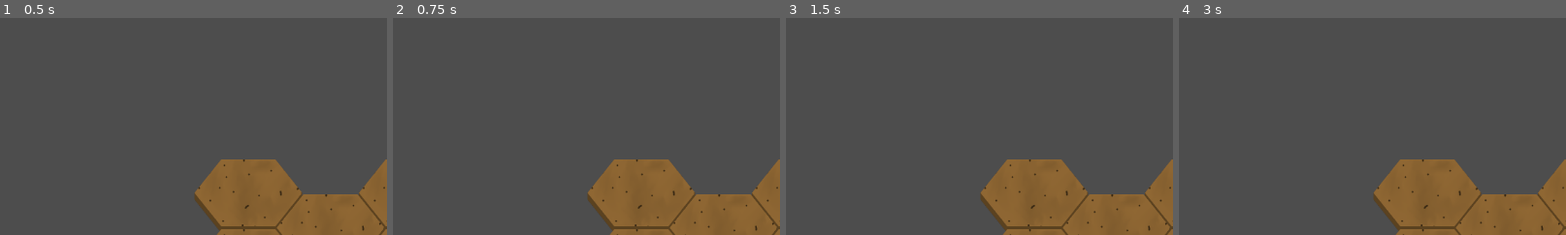
Above: before the commit, frames 1-4 (left to right).
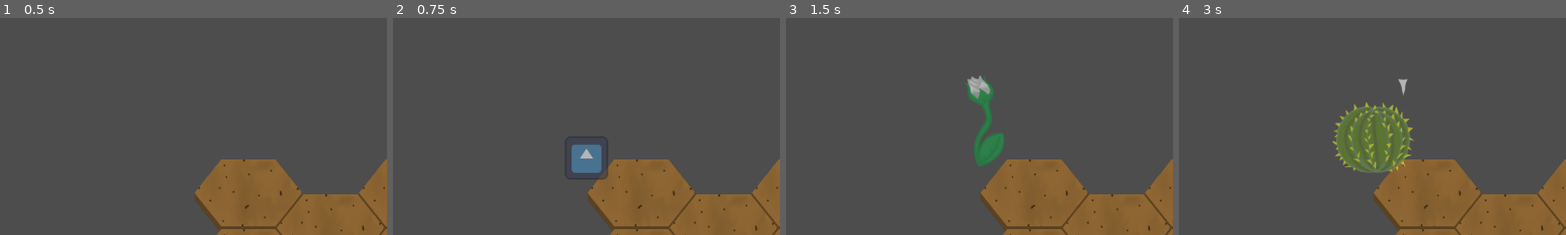
Above: after the commit, the same moments.

Repository: CiaranWoodward/LD54
Game: Godot game, scene res://Level.tscn
Two runs of this game, one before a commit and one after it. Both use one fixed random seed, a clock stepped at 60 frames per second and the inputs below. The engine's default icon, where the game draws it, is replaced by a stand-in: a white triangle on a blue panel in a dark square.
Inputs:
- Up to frame 1 (0.5 s): no input
- Up to frame 2 (0.75 s): click "Weed" at 0.5 s
- Up to frame 3 (1.5 s): click "Flower" at 1.25 s
- Up to frame 4 (3 s): click "Berry Vine" at 2 s; click "Spiky Plant" at 2.75 s
The pictures show only the part of the screen within x 25-75%, y 18-68%; the shares and areas given below are measured in that part.

Frame 1 is identical in both runs. In frame 2, 1.1% of the frame differs, in the area x 44-56%, y 54-75%; in frame 3, 1.8%; in frame 4, 4.6%, in the area x 39-61%, y 28-72%.

Commit message:
Finish up the functionality of the cursor

Diff:
--- a/GardenTiles.gd
+++ b/GardenTiles.gd
@@ -29,4 +29,4 @@
 	pass
 
 func tick():
-	_tile_map.all(func(tile): tile.tick())
+	_tile_map.values().all(func(tile): tile.tick())
--- a/Level.gd
+++ b/Level.gd
@@ -3,7 +3,7 @@
 # Called when the node enters the scene tree for the first time.
 func _ready():
 	Global.action_points = 5
-	pass # Replace with function body.
+	$Cursor.clear_action_func = $HUD.clear_action
 
 # Called every frame. 'delta' is the elapsed time since the previous frame.
 func _process(delta):
@@ -18,6 +18,9 @@
 
 func _on_hud_action_changed(newAction, plantType):
 	$Cursor.change_action(newAction, plantType)
+	if newAction == Global.ActionType.END_TURN:
+		_on_turn_end()
 
 func _on_turn_end():
+	$HUD.clear_action()
 	$GardenTiles.tick()
--- a/Plants/BasePlant.gd
+++ b/Plants/BasePlant.gd
@@ -14,6 +14,10 @@
 # Called every frame. 'delta' is the elapsed time since the previous frame.
 func _process(delta):
 	pass
+
+## Can the fruit be harvested?
+func can_harvest() -> bool:
+	return false
 
 ## Harvest the fruit (Might also destroy for some plants)
 func harvest():
--- a/Tiles/plant_tile.gd
+++ b/Tiles/plant_tile.gd
@@ -20,7 +20,8 @@
 		fertility = 0
 
 func set_child_plant(newChildPlant: BasePlant):
-	self.remove_child(child_plant)
+	if is_instance_valid(child_plant):
+		self.remove_child(child_plant)
 	self.add_child(newChildPlant)
 	child_plant = newChildPlant
 
--- a/UI/Cursor.gd
+++ b/UI/Cursor.gd
@@ -8,6 +8,10 @@
 var _current_plant
 var _current_plantinstance
 var _current_tile
+var _mouse_pressed = false
+var _move_tween
+
+var clear_action_func : Callable
 
 # Called when the node enters the scene tree for the first time.
 func _ready():
@@ -17,12 +21,29 @@
 func _process(delta):
 	pass
 
+func _unhandled_input(event):
+	if event is InputEventMouseButton && (event.button_index == MOUSE_BUTTON_LEFT):
+		var e = event as InputEventMouseButton
+		if e.is_pressed():
+			_mouse_pressed = true
+		else:
+			if _mouse_pressed:
+				_apply_action()
+			_mouse_pressed = false
+
 func set_current_tile(currentTile : PlantTile):
+	if _current_tile == currentTile:
+		return
 	if !is_instance_valid(currentTile):
 		self.visible = false
+		_current_tile = null
 		return
+	if self.visible:
+		_move_tween = create_tween()
+		_move_tween.tween_property(self, "global_position", currentTile.global_position, 0.1).set_trans(Tween.TRANS_SINE).set_ease(Tween.EASE_OUT)
+	else:
+		self.global_position = currentTile.global_position
 	self.visible = true
-	self.global_position = currentTile.global_position
 	_current_tile = currentTile
 	if _current_action == Global.ActionType.PLANT:
 		if _current_plantinstance.can_sow(currentTile):
@@ -62,3 +83,24 @@
 					$OrangeTree.visible = true
 				Global.PlantType.MUSHROOM:
 					$Mushroom.visible = true
+
+func _apply_action():
+	if !is_instance_valid(_current_tile) || _current_action == Global.ActionType.NONE:
+		return
+	match (_current_action):
+		Global.ActionType.DESTROY:
+			if !is_instance_valid(_current_tile.child_plant):
+				return
+			_current_tile.child_plant.destroy()
+		Global.ActionType.HARVEST:
+			if !is_instance_valid(_current_tile.child_plant):
+				return
+			if !_current_tile.child_plant.can_harvest:
+				return
+			_current_tile.harvest()
+		Global.ActionType.PLANT:
+			if !_current_plantinstance.can_sow(_current_tile):
+				return
+			_current_plantinstance.sow(_current_tile)
+	Global.action_points -= 1
+	clear_action_func.call()
--- a/UI/Cursor.tscn
+++ b/UI/Cursor.tscn
@@ -1,7 +1,10 @@
-[gd_scene load_steps=3 format=3 uid="uid://d4j0a6xqs4pqq"]
+[gd_scene load_steps=6 format=3 uid="uid://d4j0a6xqs4pqq"]
 
 [ext_resource type="Script" path="res://UI/Cursor.gd" id="1_t3c3b"]
 [ext_resource type="Texture2D" uid="uid://bn7nems70jqgr" path="res://icon.svg" id="2_h1yyv"]
+[ext_resource type="Texture2D" uid="uid://c4u1bil35i8nc" path="res://Graphics/Icons/Flower0000.png" id="3_x7t2e"]
+[ext_resource type="Texture2D" uid="uid://c74y405w35xap" path="res://Graphics/Icons/SpikyPlant0000.png" id="4_3srsg"]
+[ext_resource type="Texture2D" uid="uid://bd442bntxao8i" path="res://Graphics/Icons/Succulent0000.png" id="5_gkas6"]
 
 [node name="Cursor" type="Node2D"]
 modulate = Color(1, 1, 1, 0.588235)
@@ -12,6 +15,7 @@
 valid_color = Color(1, 1, 1, 0.470588)
 
 [node name="Destroy" type="Node2D" parent="."]
+visible = false
 
 [node name="Sprite2D" type="Sprite2D" parent="Destroy"]
 modulate = Color(1, 0.243137, 0.113725, 1)
@@ -19,6 +23,7 @@
 texture = ExtResource("2_h1yyv")
 
 [node name="Harvest" type="Node2D" parent="."]
+visible = false
 
 [node name="Sprite2D" type="Sprite2D" parent="Harvest"]
 modulate = Color(0.407843, 1, 0.329412, 1)
@@ -26,42 +31,52 @@
 texture = ExtResource("2_h1yyv")
 
 [node name="Weed" type="Node2D" parent="."]
+visible = false
 
 [node name="Sprite2D" type="Sprite2D" parent="Weed"]
 scale = Vector2(0.5, 0.5)
 texture = ExtResource("2_h1yyv")
 
 [node name="Flower" type="Node2D" parent="."]
+visible = false
 
 [node name="Sprite2D" type="Sprite2D" parent="Flower"]
+position = Vector2(0, -57)
 scale = Vector2(0.5, 0.5)
-texture = ExtResource("2_h1yyv")
+texture = ExtResource("3_x7t2e")
 
 [node name="SpikyPlant" type="Node2D" parent="."]
+visible = false
 
 [node name="Sprite2D" type="Sprite2D" parent="SpikyPlant"]
+position = Vector2(0, -47)
 scale = Vector2(0.5, 0.5)
-texture = ExtResource("2_h1yyv")
+texture = ExtResource("4_3srsg")
 
 [node name="BerryVine" type="Node2D" parent="."]
+visible = false
 
 [node name="Sprite2D" type="Sprite2D" parent="BerryVine"]
 scale = Vector2(0.5, 0.5)
 texture = ExtResource("2_h1yyv")
 
 [node name="Succulent" type="Node2D" parent="."]
+visible = false
 
 [node name="Sprite2D" type="Sprite2D" parent="Succulent"]
+position = Vector2(0, -61)
 scale = Vector2(0.5, 0.5)
-texture = ExtResource("2_h1yyv")
+texture = ExtResource("5_gkas6")
 
 [node name="OrangeTree" type="Node2D" parent="."]
+visible = false
 
 [node name="Sprite2D" type="Sprite2D" parent="OrangeTree"]
 scale = Vector2(0.5, 0.5)
 texture = ExtResource("2_h1yyv")
 
 [node name="Mushroom" type="Node2D" parent="."]
+visible = false
 
 [node name="Sprite2D" type="Sprite2D" parent="Mushroom"]
 scale = Vector2(0.5, 0.5)
--- a/UI/HUD.gd
+++ b/UI/HUD.gd
@@ -10,6 +10,11 @@
 func _ready():
 	for child in _buttons.get_children():
 		child.connect("toggled", _button_toggled)
+
+func clear_action():
+	var bg = load("res://UI/ActionButtonGroup.tres")
+	for b in bg.get_buttons():
+		b.button_pressed = false
 
 func current_action():
 	return _current_action
--- a/UI/action_button.gd
+++ b/UI/action_button.gd
@@ -6,6 +6,8 @@
 
 # Called when the node enters the scene tree for the first time.
 func _ready():
+	if action_type != Global.ActionType.END_TURN:
+		Global.action_points_changed.connect(_ap_changed)
 	$Button.connect("toggled", _on_button_toggled)
 
 # Called every frame. 'delta' is the elapsed time since the previous frame.
@@ -15,3 +17,6 @@
 func _on_button_toggled(button_pressed):
 	pressed = button_pressed
 	toggled.emit(button_pressed)
+
+func _ap_changed(new_ap):
+	$Button.disabled = (new_ap <= 0)
--- a/UI/plant_button.gd
+++ b/UI/plant_button.gd
@@ -9,6 +9,7 @@
 func _ready():
 	$Button.text = Global.get_plant_name(plant_type)
 	$Button.tooltip_text = Global.get_plant_description(plant_type)
+	Global.action_points_changed.connect(_ap_changed)
 	Global.inventory_updated.connect(update_count)
 	update_count()
 
@@ -24,3 +25,6 @@
 func _on_button_toggled(button_pressed):
 	pressed = button_pressed
 	toggled.emit(button_pressed)
+
+func _ap_changed(new_ap):
+	$Button.disabled = (new_ap <= 0)
